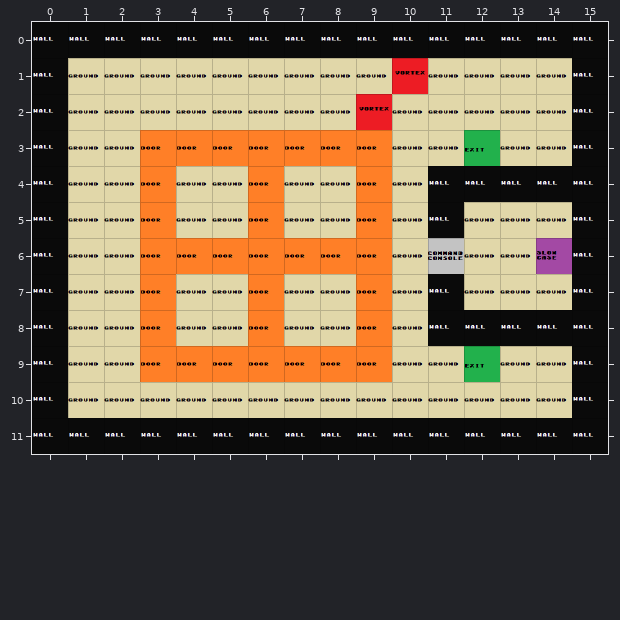
Tiled map, stored at Assets/Levels/mapTest.tmx. Above, as it was before the edit.
Cells are 64x64 px. Shown: x 0..15, y 0..11.
After the commit:
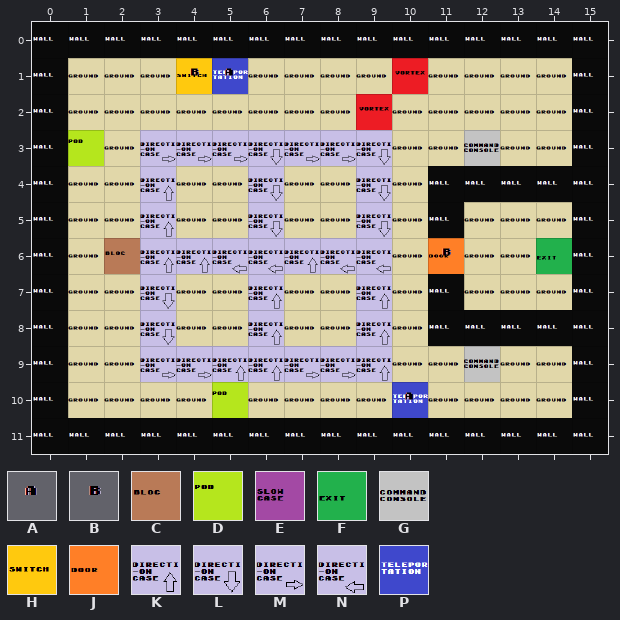
Key: from "links": A 0, B 1; from "typeOfCase": C 2, D 4, E 5, F 6, G 7, H 8, J 9, K 10, L 11, M 12, N 13, P 16.
_ is an empty cell.
Tiles replaced or removed in this view: E, F, G, J.
Tiles of an added or newly shown layer are drawn over the layers below it.
Change:
Changed rows in their new state; . is an unchanged cell.
Layer "Objects":
first column x 1:
 1 ...HP.........
 3 D.MMMLMML..G..
 4 ..K..L..L.....
 5 ..K..L..L.....
 6 .CKKNNKNN.J..F
 7 ..L..K..K.....
 8 ..L..K..K.....
 9 ..MMKKMMK..G..
10 ....D....P....
Layer "Links" (added):
first column x 4:
 1 BA
first column x 11:
 6 B
first column x 10:
10 A
Where, in picture pixels (left, top, right, bottom), the same in both pictures:
added: (176, 58, 248, 94)
added: (68, 130, 104, 166)
changed: (104, 130, 428, 418)
changed: (464, 130, 500, 166)
changed: (428, 238, 464, 274)
changed: (536, 238, 572, 274)
changed: (464, 346, 500, 382)
